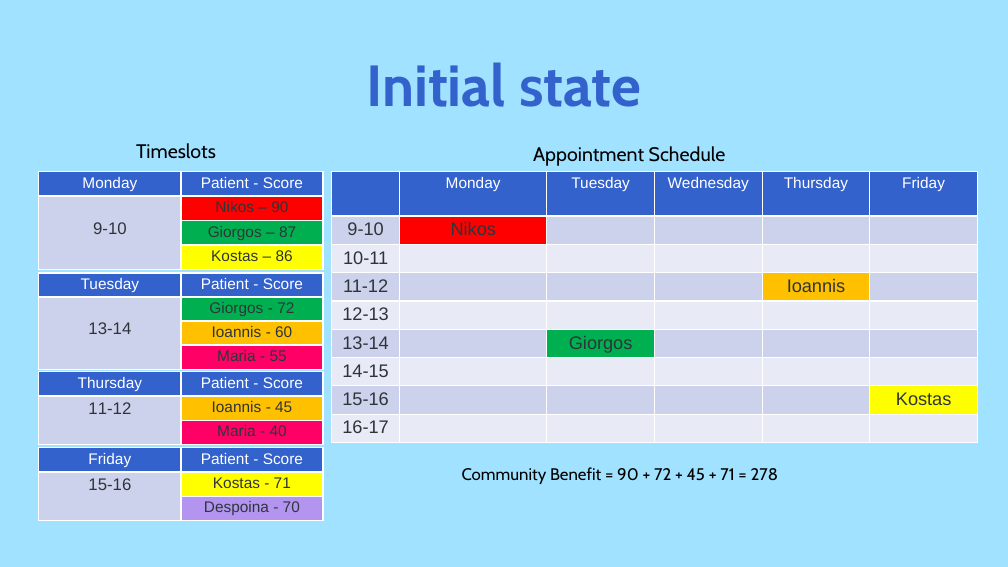
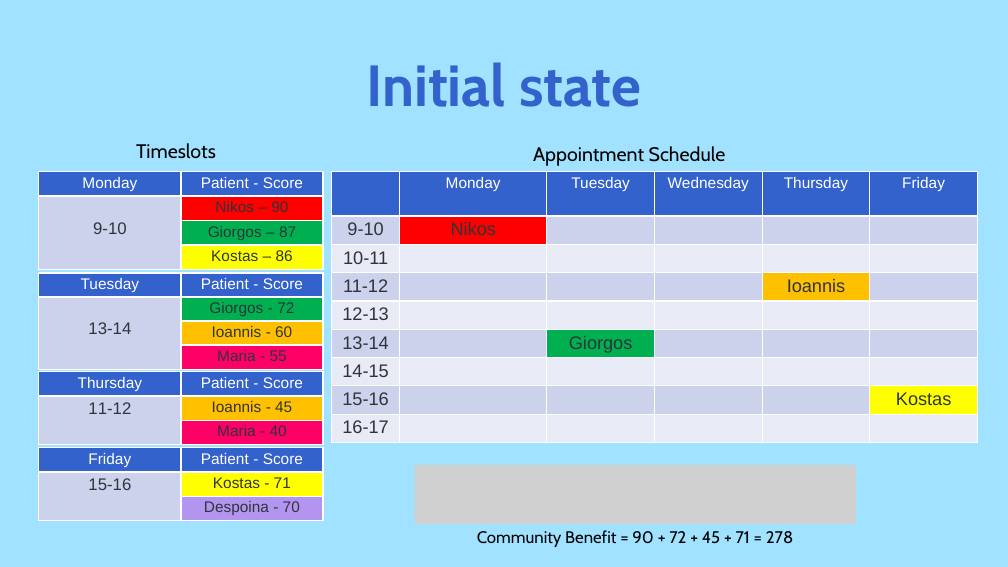
Before and after one commit to StavrosKanias/Medical_Appointment_Rescheduling_App, a slide deck: slide 9 of ENIGMA 2023/Presentation.pptx. Drawn at 1008x567 pixels with LibreOffice and Linux fonts; fonts in the diff are those of the drawing; grey boxes stand for pictures. Boxes give left, top, right and bottom in pixels: in the first picture for what was removed or moved away, otherwise in the second. Text is boxed around its words. In the diff, an @@ line names an element or a change of style, - is before the commit and + after.

```diff
--- a/ENIGMA 2023/Presentation.pptx
+++ b/ENIGMA 2023/Presentation.pptx
@@ picture added at [414, 465, 856, 523] @@
@@ text "Community Benefit = 90 + ...": place and size @@
-text "Community Benefit = 90 + ..." at [462, 467, 778, 484]
+text "Community Benefit = 90 + ..." at [477, 530, 793, 547]
```
Also in this commit, not shown: 6 other slides changed, 3 slides added, 36 other files.
